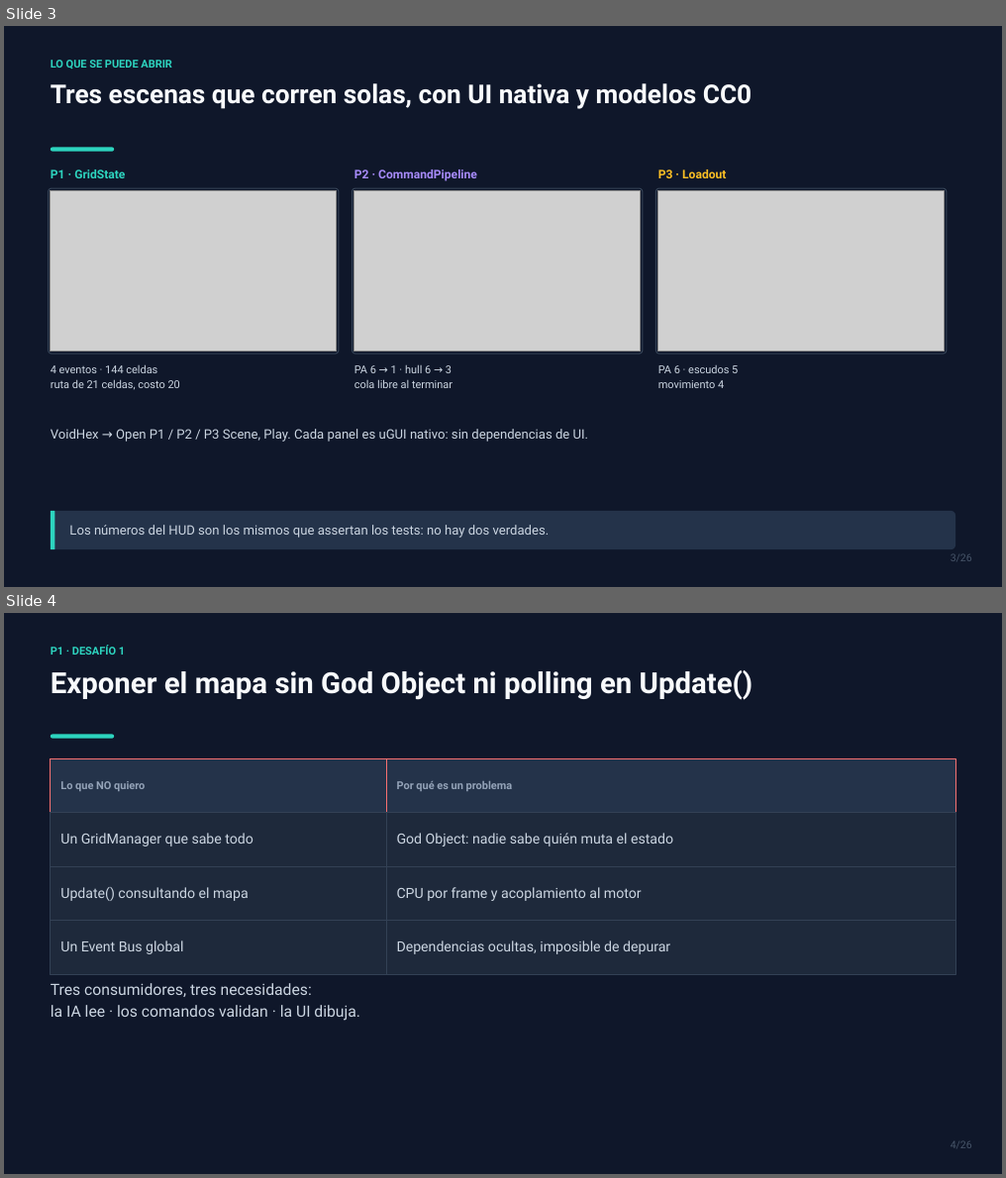
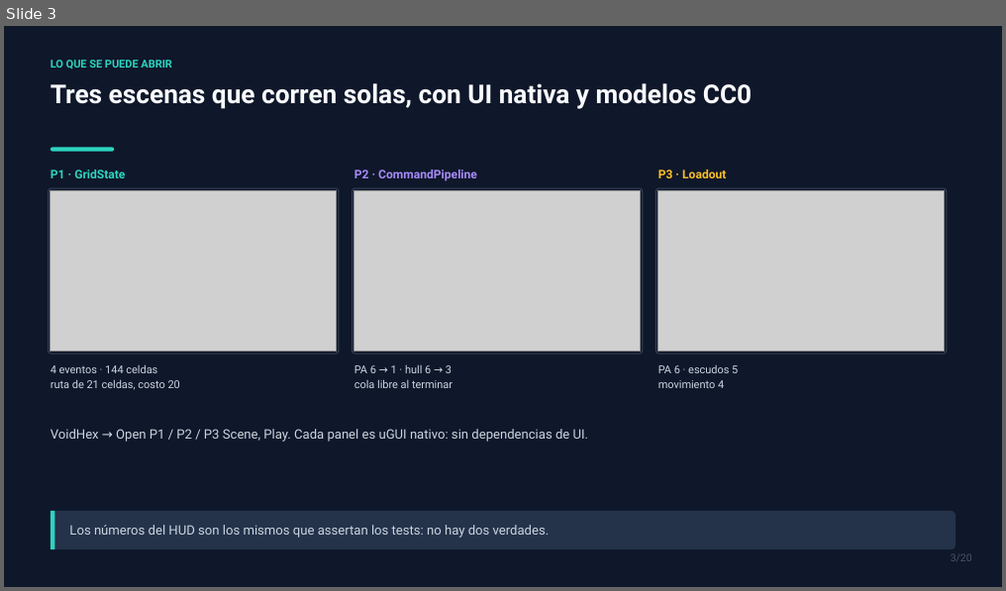
Before and after one commit to SenKetZu/HexPG, a slide deck: docs/presentacion/TP2-VoidHex-Tactics.pptx. Shown one above the other, each under a label of ours: slides 3 and 4 before the commit, slide 3 after it. The pictures are 1006x1178 and 1006x591 pixels, drawn with LibreOffice and Linux fonts; fonts in the diff are those of the drawing; grey boxes stand for pictures. Boxes give left, top, right and bottom in pixels: in the first picture for what was removed or moved away, otherwise in the second. Text is boxed around its words. In the diff, an @@ line names an element or a change of style, - is before the commit and + after.

```diff
--- a/docs/presentacion/TP2-VoidHex-Tactics.pptx
+++ b/docs/presentacion/TP2-VoidHex-Tactics.pptx
@@ slide 4 removed at [4, 613, 1002, 1174], background #0F172A @@
@@ text removed at [51, 645, 125, 655] @@
-P1 · DESAFÍO 1
@@ text removed at [51, 670, 753, 700] @@
-Exponer el mapa sin God Object ni polling en Update()
@@ rounded rectangle removed at [51, 735, 114, 739] @@
@@ rectangle removed at [51, 759, 386, 813] @@
@@ rectangle removed at [386, 759, 956, 813] @@
@@ text removed at [60, 781, 145, 791] @@
-Lo que NO quiero
@@ text removed at [397, 781, 513, 791] @@
-Por qué es un problema
@@ rectangle removed at [51, 813, 386, 866] @@
@@ rectangle removed at [386, 813, 956, 866] @@
@@ text removed at [60, 833, 253, 847] @@
-Un GridManager que sabe todo
@@ text removed at [397, 833, 673, 847] @@
-God Object: nadie sabe quién muta el estado
@@ rectangle removed at [51, 866, 386, 921] @@
@@ rectangle removed at [386, 866, 956, 921] @@
@@ text removed at [60, 887, 249, 901] @@
-Update() consultando el mapa
@@ text removed at [397, 887, 642, 901] @@
-CPU por frame y acoplamiento al motor
@@ rectangle removed at [51, 921, 386, 974] @@
@@ rectangle removed at [386, 921, 956, 974] @@
@@ text removed at [60, 941, 183, 955] @@
-Un Event Bus global
@@ text removed at [397, 941, 670, 955] @@
-Dependencias ocultas, imposible de depurar
@@ text removed at [51, 983, 360, 1021] @@
-Tres consumidores, tres necesidades:
-la IA lee · los comandos validan · la UI dibuja.
@@ text removed at [950, 1142, 972, 1149] @@
-4/26
```
Also in this commit, not shown: 14 other slides changed, 3 slides added, 8 other slides removed, 2 other files.
